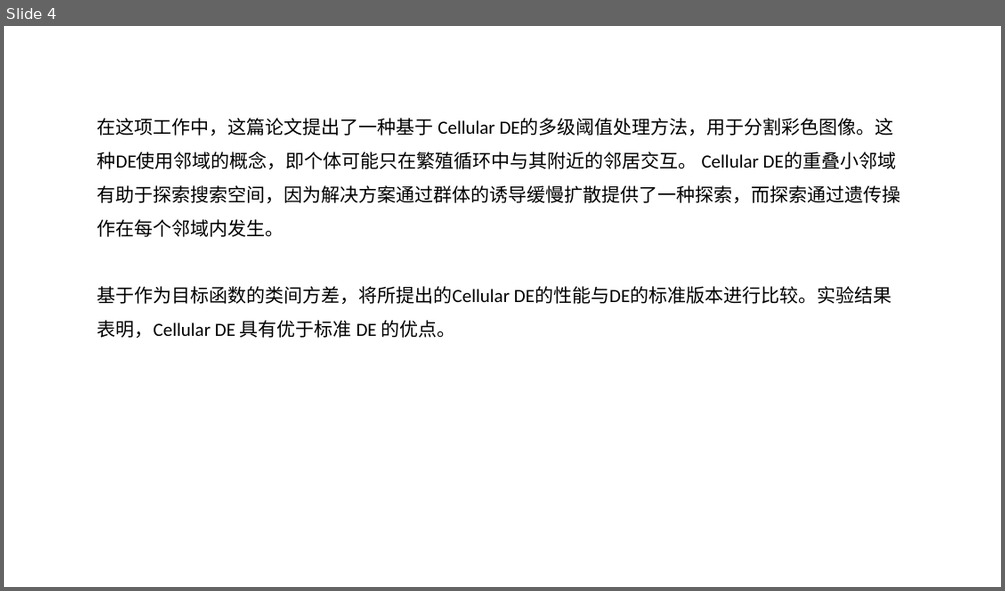
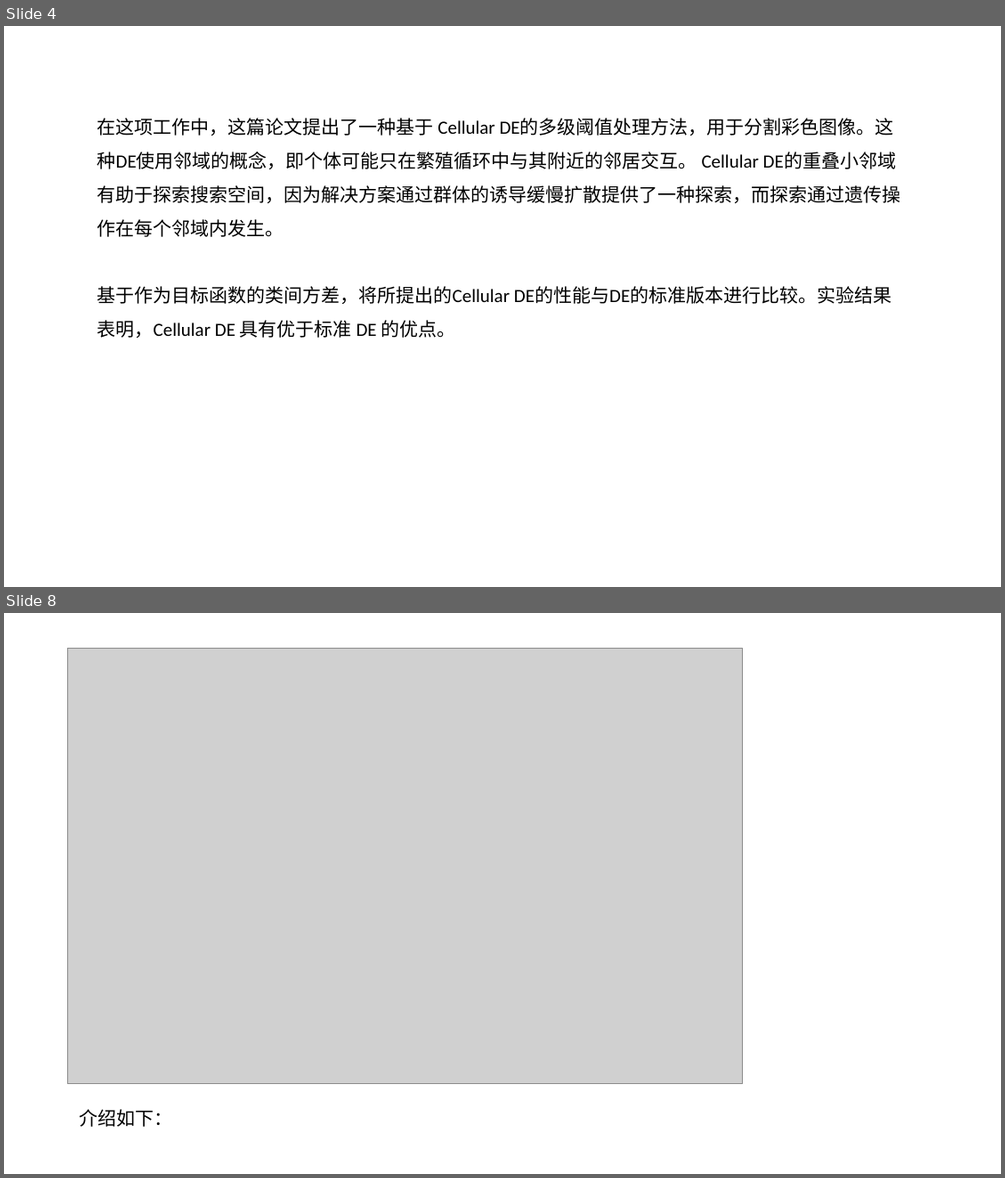
Before and after one commit to likaihz/EAS, a slide deck: YingShengyu/slides.pptx. Shown one above the other, each under a label of ours: slide 4 before the commit, slides 4 and 8 after it; the slides between them are not shown. The pictures are 1005x591 and 1005x1178 pixels, drawn with LibreOffice and Linux fonts; fonts in the diff are those of the drawing; grey boxes stand for pictures. Boxes give left, top, right and bottom in pixels: in the first picture for what was removed or moved away, otherwise in the second. Text is boxed around its words. In the diff, an @@ line names an element or a change of style, - is before the commit and + after.

```diff
--- a/YingShengyu/slides.pptx
+++ b/YingShengyu/slides.pptx
@@ slide 8 added at <box>4,613,1001,1174</box>, background #FFFFFF @@
@@ picture added at <box>67,648,742,1083</box> @@
@@ text added at <box>80,1109,173,1127</box>, 18 pt, text #000000 @@
+介绍如下：
```
Also in this commit, not shown: 1 slide changed, 4 other slides added.
